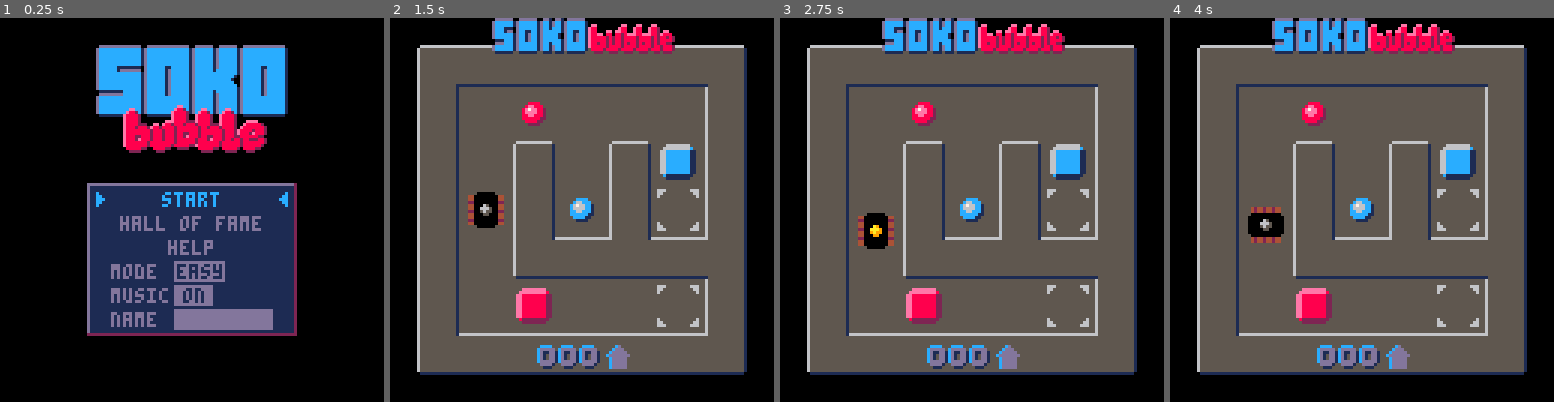
Above: before the commit, frames 1-4 (left to right).
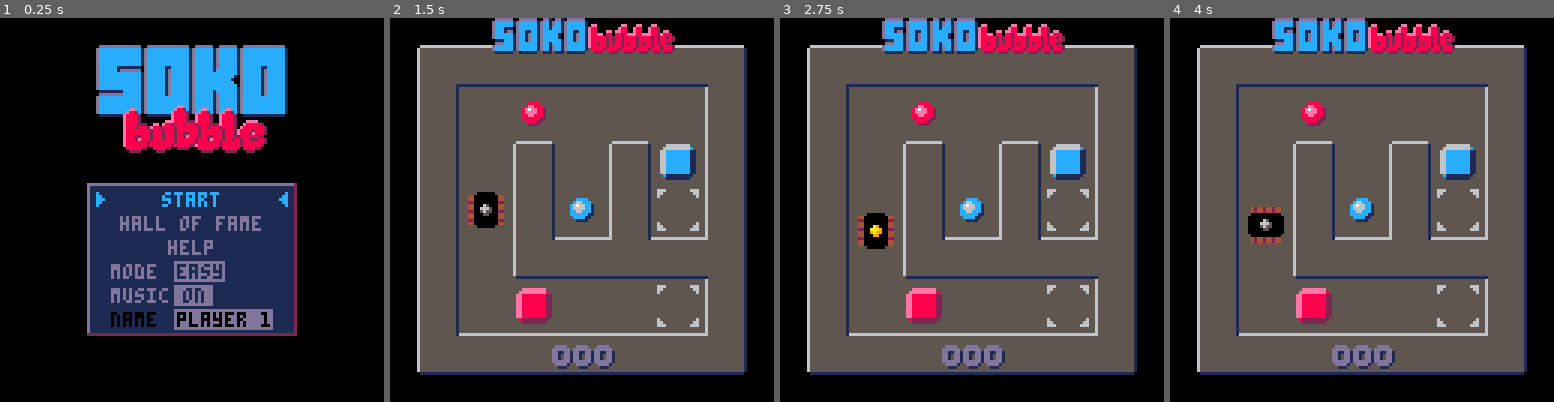
Above: after the commit, the same moments.

Repository: erwinbonsma/SokoBubbleP8
Game: PICO-8 cartridge sokobubble.p8
Same seed, same stepped clock (60 frames per second), same inputs: the game is played once before the commit and once after it.
Inputs:
- Up to frame 1 (0.25 s): no input
- Up to frame 2 (1.5 s): tap O (Z key) at 0.33, 0.7, 1.43 s; tap X (X key) at 1.07 s
- Up to frame 3 (2.75 s): hold Left 1.97-2.37 s; tap X (X key) at 2.07, 2.4, 2.73 s; tap O (Z key) at 2.22 s; hold Down from 2.42 s (still down)
- Up to frame 4 (4 s): release Down at 2.82 s; hold Right 2.87-3.53 s; tap X (X key) at 3.07, 3.4, 3.73 s; tap O (Z key) at 3.1, 3.98 s; hold Up from 3.58 s (still down)

The runs differ from the first frame. In frame 1, 0.7% of the frame differs, in the area x 28-71%, y 76-81%; in frame 2, 1.1%, in the area x 38-63%, y 85-92%; in frame 3, 1.1%; in frame 4, 1.1%.

Commit message:
Various minor fixes and improvements
Do not allow space as first character of player name.
If no name is filled in, default to "Player 1".

GPIO write from Pico-8 could exceed blocksize.
Support that HOF becomes available after delay.

Track HOF in HTML.

Fix score display in level.

Diff:
--- a/sokobubble.p8
+++ b/sokobubble.p8
@@ -142,10 +142,10 @@
  [94]=3
 }
 
+track_anim_colors={4,2,13}
+
 --sprite size
 ss=16
-
-track_anim_colors={4,2,13}
 
 easymode=true
 music_on=true
@@ -607,7 +607,7 @@
  lvl_idx,num_moves
 )
  local hi=self:get_hi(lvl_idx)
- return hi==0 or num_moves<hi
+ return num_moves<hi
 end
 
 function stats:mark_done(
@@ -632,11 +632,14 @@
 end
 
 function stats:is_done(lvl_idx)
- return self:get_hi(lvl_idx)>0
+ return self:get_hi(lvl_idx)<999
 end
 
 function stats:get_hi(lvl_idx)
- return dget(1+level_id(lvl_idx))
+ local hi=dget(
+  1+level_id(lvl_idx)
+ )
+ return hi>0 and hi or 999
 end
 
 function draw_lvl_name(
@@ -1642,28 +1645,36 @@
  local hi=stats:get_hi(self.idx)
  local global=false
  if hof then
-  if hof_total<=hi then
+  local global_hi=hof[
+   self.idx
+  ][2]
+  if (
+   global_hi!=999 and
+   self.mov_cnt<=global_hi
+  ) then
+   --we may still beat the
+   --global hi-score, so show
+   --that as reference
+   hi=global_hi
    global=true
-   hi=hof_total
   end
  end
 
  pal(6,13)
  pal(5,1)
  if (
-  hi and hi>=s
+  hi!=999 and s<=hi
   and not self.force_show_score
  ) then
+  --show delta wrt to hi-score
+  s=hi-s
   pal(7,12)
-  s=hi-s
- else
-  pal(7,13)
- end
-
- if hof then
+
   x+=5
   spr(global and 11 or 10,x,y)
   x-=10
+ else
+  pal(7,13)
  end
 
  for i=1,3 do
@@ -1776,19 +1787,11 @@
 
 function _init()
  _stats=stats:new()
-
- hof=dummy_hof()
-
  _mainmenu=mainmenu:new()
  _levelmenu=levelmenu:new()
  _statsview=statsview:new()
  _helpview=helpview:new()
  _gpio=gpio:new(received_hof)
-
- hof_total=0
- for k,v in pairs(hof) do
-  hof_total+=v[2]
- end
 
  --disable btnp auto-repeat
  --to use custom hold logic
@@ -1855,13 +1858,14 @@
 
  o.item_idx=1
  o.name_edit=textedit:new(
-  hof
-  and load_name()
-  or "--------"
- )
- o.name_edit.c=hof and 1 or 0
+  load_name(),"player 1"
+ )
 
  return o
+end
+
+function mainmenu:plyr_name()
+ return self.name_edit:value()
 end
 
 function mainmenu:_change_option()
@@ -2001,12 +2005,14 @@
  rectfill(58,89,70,95,13)
  print(s,65-#s*2,90,1)
 
- c=(
+ rectfill(
+  58,97,90,103,
   self.name_edit.active
   and 12 or 13
  )
- rectfill(58,97,90,103,c)
- self.name_edit:draw(59,98)
+ self.name_edit:draw(
+  59,98,hof and 1 or 0
+ )
 end
 
 function mainmenu:draw()
@@ -2058,19 +2064,26 @@
 end
 -->8
 textedit={}
-function textedit:new(s)
+function textedit:new(s,default)
  local o=new_object(self,{
   editlen=8,
-  allowspace=true,
-  c=1
+  allowspace=true
  })
 
  o.s=s
+ o.default=default
  o.active=false
 
  o:home()
 
  return o
+end
+
+function textedit:value()
+ return (
+  #self.s!=0 and self.s
+  or self.default
+ )
 end
 
 function textedit:home()
@@ -2087,15 +2100,16 @@
   from=nil
  end
 
+ --never allow space as 1st char
+ local allowspace=(
+  self.allowspace and self.xpos>1
+ )
+
  if to==⬆️ then
   if from==nil then
    to="a"
   elseif from=="z" then
-   if self.allowspace then
-    to=" "
-   else
-    to="a"
-   end
+   to=allowspace and " " or "a"
   else
    to=chr(ord(from)+1)
   end
@@ -2103,11 +2117,7 @@
   if from==nil then
    to="z"
   elseif from=="a" then
-   if self.allowspace then
-    to=" "
-   else
-    to="z"
-   end
+   to=allowspace and " " or "z"
   else
    to=chr(ord(from)-1)
   end
@@ -2126,7 +2136,7 @@
  return snew
 end
 
-function textedit:draw(x,y)
+function textedit:draw(x,y,c)
  local s=self.s
  if self.active then
   local xchar=x+self.xpos*4-4
@@ -2138,7 +2148,7 @@
     ch,
     xchar,y,
     self.scroll,
-    self.c
+    c
    )
    draw_scrolling_str(
     self.oldchar,
@@ -2146,27 +2156,24 @@
     self.scroll-sgn(
      self.scroll
     )*6,
-    self.c
+    c
    )
   else
    print(
     self.blink<30 and "_" or ch,
-    xchar,y,self.c
+    xchar,y,c
    )
   end
   s=self:_modchar(" ")
- end
- print(s,x,y,self.c)
+ else
+  s=self:value()
+ end
+ print(s,x,y,c)
 end
 
 function textedit:update()
  local t=self
  local s=t.s
-
- --never allow space as 1st char
- local allowspace=(
-  t.allowspace and t.xpos>1
- )
 
  local max_xpos=t.max_xpos
  if not max_xpos then
@@ -2209,15 +2216,6 @@
  t.s=s
 end
 
-function dummy_hof()
- local hof={}
- for i=1,#level_defs do
-  add(hof,{"-",999})
- end
- hof[1]={"erb",23}
- return hof
-end
-
 function received_hof(s)
  printh("received: "..s)
  local f=split(s)
@@ -2263,7 +2261,7 @@
  local s=(
   ""..lvl.idx..","
   ..lvl.mov_cnt..","
-  ..load_name()..","
+  .._mainmenu:plyr_name()..","
   ..short_mov_str(
    lvl.player.mov_history
   )
@@ -2287,7 +2285,6 @@
  o.txt_in=""
  poke(gpio_a_read,0)
  poke(gpio_a_write,255)
- printh("p8: enabling gpio")
 
  return o
 end
@@ -2305,7 +2302,7 @@
   poke(gpio_a_write,128)
   deli(self.txt_out,1)
  else
-  local n=max(#s,gpio_blksize)
+  local n=min(#s,gpio_blksize)
   for i=1,n do
    poke(
     gpio_a_write+i,ord(s[i])
@@ -2348,14 +2345,14 @@
  end
 end
 __gfx__
-00000000000000000000000000000000000000000000000000000000000000000000000000000000000cd000003ccc0000999900000000000000000000000000
-0000000000000000000000000000000000000000000000000000000000000000000000000000000000cddd0003ccccc009aa9990000600000000030008000800
-007007008877887700000000000000000000000000000000000000000000000000000000000000000cddddd0333ccccc9a7aa994000660000000330000808000
-00077000887788770000000000000000000000000000000000000000000000000000000000000000cddddddd333ccc3c9aaaa994066666000303300000080000
-000770000000000000000000000000000000000000000000000000000000000000000000000000000cddddd0c3cc3ccc99aa9994000660000333000000808000
-007007000000000000000000000000000000000000000000000000000000000000000000000000000cddddd0ccc333cc99999944000600000030000008000800
-000000000000000000000000000000000000000000000000000000000000000000000000000000000cddddd00cc33cc009999440000000000000000000000000
-000000000000000000000000000000000000000000000000000000000000000000000000000000000cddddd000cccc0000444400000000000000000000000000
+00000000000000000000000000000000000000000000000000000000000000000000000000000000000cc000003ccc0000999900000000000000000000000000
+0000000000000000000000000000000000000000000000000000000000000000000000000000000000cccc0003ccccc009aa9990000600000000030008000800
+007007008877887700000000000000000000000000000000000000000000000000000000000000000cccccc0333ccccc9a7aa994000660000000330000808000
+00077000887788770000000000000000000000000000000000000000000000000000000000000000cccccccc333ccc3c9aaaa994066666000303300000080000
+000770000000000000000000000000000000000000000000000000000000000000000000000000000dddddd0c3cc3ccc99aa9994000660000333000000808000
+007007000000000000000000000000000000000000000000000000000000000000000000000000000d00d0d0ccc333cc99999944000600000030000008000800
+000000000000000000000000000000000000000000000000000000000000000000000000000000000d00d0d00cc33cc009999440000000000000000000000000
+000000000000000000000000000000000000000000000000000000000000000000000000000000000d00ddd000cccc0000444400000000000000000000000000
 ffffff6666ffffff5555555f0000000000000000000000000000000006555555555555f006555555555555f00077770000077000007777000077770000770770
 fffff655555fffff5555555f0000000000066666666660000000000006555555555555f666555555555555f00766666000766500076666600766666000765665
 ffff65555555ffff555555f000000000066555555555555000000000065555555555555555555555555555f00765566500666500005556650765566507655665
Not shown, changed: gpio.js
